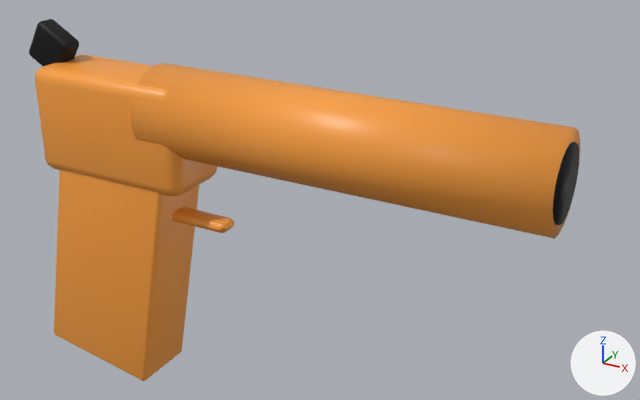
Before and after pictures for a commit that changed the glTF model SourceArt/Models/SM_FlareGun.glb.
Rendered twice from a 50 mm camera at (0.234, -0.296, 0.151) aimed at (0.061, 0.018, -0.006). The axes (+X, +Y, +Z) are drawn at lower right. The lights are the same throughout. The older version comes first. Vertices at exactly the same position are counted once.

In view in the first picture: 'SM_FlareGun'.
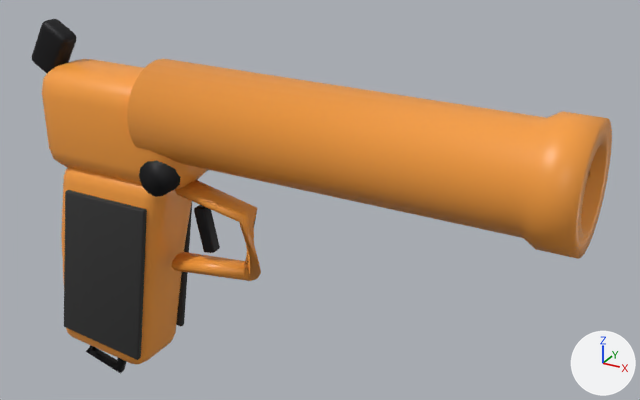
Boxes [x1, y1, x2, y2] around the edits, measured in the pictures (640 x 400 px; the box of a moved part takes in the faces that stretch with it):
'SM_FlareGun', reshaped: before [29, 19, 580, 381]; after [32, 19, 612, 373]
part 1 of me_sm_flaregun, added (black): after [139, 161, 208, 197]
part 2 of me_sm_flaregun, moved or reshaped: before [29, 19, 79, 66]; after [32, 19, 76, 73]
part 3 of me_sm_flaregun, moved or reshaped: before [35, 55, 217, 197]; after [194, 205, 220, 253]
part 4 of me_sm_flaregun, moved or reshaped: before [54, 169, 199, 381]; after [64, 190, 147, 360]
part 5 of me_sm_flaregun, added: after [176, 203, 192, 326]
part 6 of me_sm_flaregun, rebuilt (8% wider, 14% taller): before [131, 63, 580, 239]; after [127, 59, 612, 259]
part 7 of me_sm_flaregun, added (orange): after [61, 167, 192, 365]
part 8 of me_sm_flaregun, added (orange): after [42, 59, 208, 189]
part 9 of me_sm_flaregun, added (orange): after [172, 180, 261, 281]
part 10 of me_sm_flaregun, added (black): after [86, 345, 127, 373]
part 11 of me_sm_flaregun, deleted (orange): before [172, 207, 234, 233]
part 12 of me_sm_flaregun, deleted (black): before [553, 142, 579, 225]

The change, as a diff of the scene's bpy script:
```diff
--- a/SourceArt/Models/SM_FlareGun.glb.py
+++ b/SourceArt/Models/SM_FlareGun.glb.py
@@ mat_m_blackpolymer @@
+mat_m_blackpolymer = principled_material('M_BlackPolymer')
+mat_m_blackpolymer.base_color = (0.03, 0.03, 0.03)  # dark grey #303030
+mat_m_blackpolymer.roughness = 0.85
@@ me_sm_flaregun @@
 # used by ob_sm_flaregun; location = (0.0, 0.0, 0.0)
-me_sm_flaregun.from_pydata(...)  # 454 vertices, 884 faces; spans x -0.083..0.171, y -0.02..0.02, z -0.11..0.063
+me_sm_flaregun.from_pydata(...)  # 879 vertices, 1724 faces; spans x -0.082..0.18, y -0.025..0.025, z -0.122..0.063
+# me_sm_flaregun part 1: a new loose piece, a 12-sided cylinder along y spanning x -0.008..0.008, y -0.02..0.02, z -0.003..0.013, in mat_m_darksteel (black #272729)
+# me_sm_flaregun part 2: the loose piece of 96 vertices spanning x -0.083..-0.057, y -0.005..0.005, z 0.037..0.063 is multiplied about its middle by the matrix ((0.856, 0.0, 0.199), (0.0, 0.94, 0.0), (0.199, 0.0, 1.085))
+# me_sm_flaregun part 3: the loose piece of 96 vertices spanning x -0.07..0.01, y -0.018..0.018, z -0.005..0.045 is multiplied about its middle by the matrix ((0.066, 0.0, -0.099), (0.0, 0.172, 0.0), (0.014, 0.0, 0.468)), then moved by (0.042, 0.0, -0.044), in mat_m_darksteel (black #272729)
+# me_sm_flaregun part 4: the loose piece of 96 vertices spanning x -0.08..0.0, y -0.016..0.016, z -0.11..0.0 is multiplied about its middle by the matrix ((0.8, 0.0, -0.033), (0.0, 0.065, 0.0), (0.022, 0.0, 0.767)), then moved by (0.002, -0.018, 0.001), in mat_m_blackpolymer (dark grey #303030)
+# me_sm_flaregun part 5: the loose piece of 96 vertices spanning x -0.08..0.0, y -0.016..0.016, z -0.11..0.0 is copied, and the copy is multiplied about its middle by the matrix ((0.8, 0.0, -0.033), (0.0, 0.065, 0.0), (0.022, 0.0, 0.767)), then moved by (0.002, 0.018, 0.001), in mat_m_blackpolymer (dark grey #303030); it spans x -0.068..-0.008, y 0.016..0.019, z -0.095..-0.012
+# me_sm_flaregun part 6: the loose piece of 40 vertices spanning x -0.01..0.17, y -0.02..0.02, z 0.01..0.05 is rebuilt with 207 vertices and now spans x -0.01..0.18, y -0.025..0.025, z 0.005..0.055
+# me_sm_flaregun part 7: a new loose piece of 112 vertices spanning x -0.073..-0.002, y -0.017..0.017, z -0.104..0.0, in mat_m_c_943404_0 (orange #f9a03f)
+# me_sm_flaregun part 8: a new loose piece of 96 vertices spanning x -0.07..0.01, y -0.018..0.018, z -0.005..0.045, in mat_m_c_943404_0 (orange #f9a03f)
+# me_sm_flaregun part 9: a new loose piece of 32 vertices spanning x -0.005..0.039, y -0.006..0.006, z -0.049..-0.001, in mat_m_c_943404_0 (orange #f9a03f)
+# me_sm_flaregun part 10: a new loose piece of 24 vertices spanning x -0.072..-0.043, y -0.003..0.003, z -0.122..-0.099, in mat_m_darksteel (black #272729)
+# me_sm_flaregun part 11: the loose piece of 86 vertices spanning x -0.025..0.025, y -0.005..0.005, z -0.023..-0.018 is deleted
+# me_sm_flaregun part 12
+# 40 vertices are removed from x -0.011..0.171, y -0.015..0.015, z 0.015..0.045
+# 76 faces are deleted
 me_sm_flaregun.materials.append(mat_m_c_943404_0)
 me_sm_flaregun.materials.append(mat_m_darksteel)
+me_sm_flaregun.materials.append(mat_m_blackpolymer)  # dark grey #303030
```
